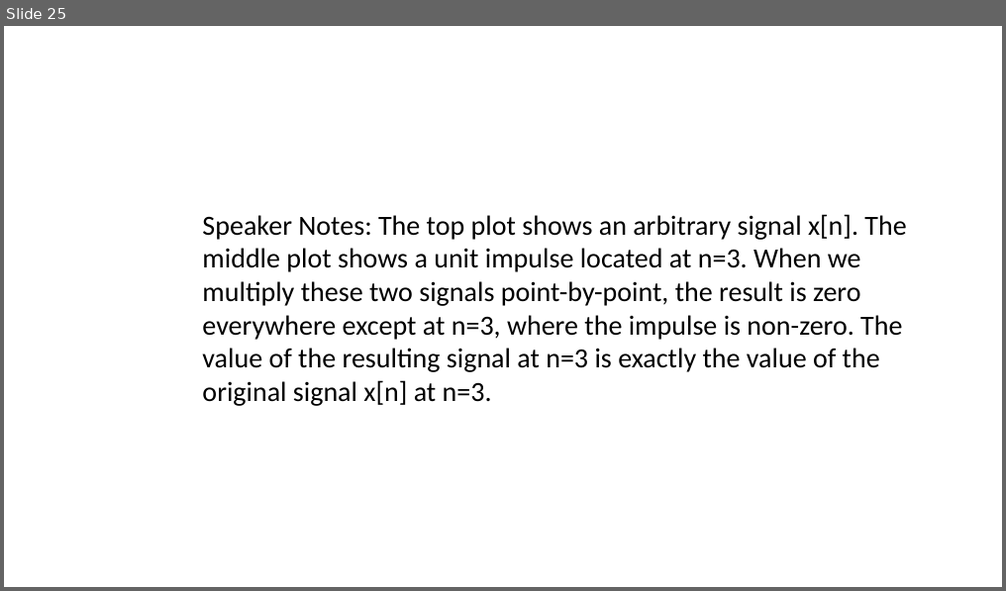
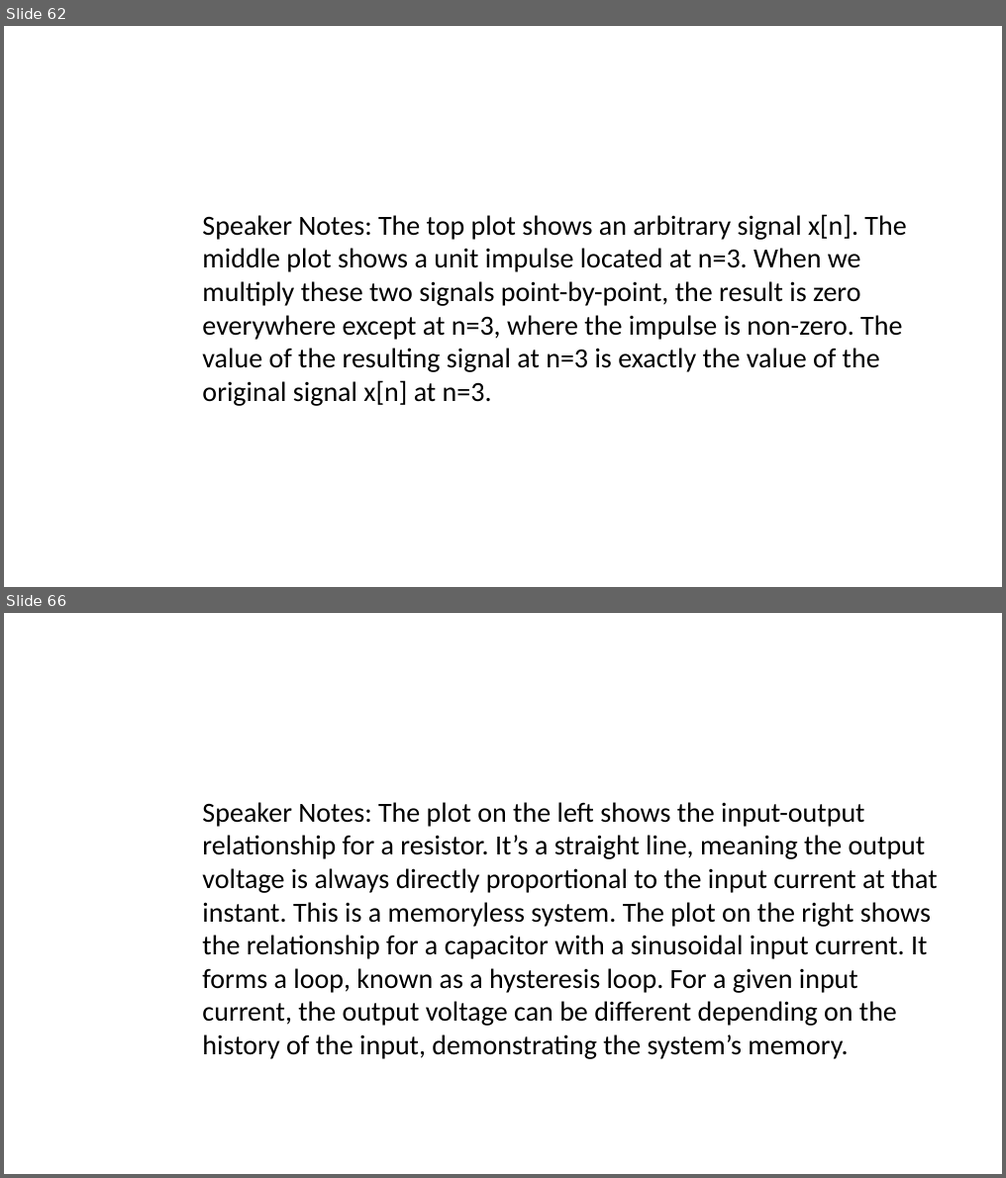
Before and after one commit to spakcjl/IntroductionToMedicalPhysics, a slide deck: presentation.pptx. Shown one above the other, each under a label of ours: slide 25 before the commit, slides 62 and 66 after it; the slides between them are not shown. The pictures are 1006x591 and 1006x1178 pixels, drawn with LibreOffice and Linux fonts; fonts in the diff are those of the drawing. Boxes give left, top, right and bottom in pixels: in the first picture for what was removed or moved away, otherwise in the second. Text is boxed around its words. In the diff, an @@ line names an element or a change of style, - is before the commit and + after.

```diff
--- a/presentation.pptx
+++ b/presentation.pptx
@@ slide 66 added at [4,613,1002,1174], background #FFFFFF @@
@@ text added at [202,802,938,1059], 20 pt, text #000000 @@
+Speaker Notes: The plot on the left shows the input-output relationship for a resistor. It’s a straight line, meaning the output voltage is always directly proportional to the input current at that instant. This is a memoryless system. The plot on the right shows the relationship for a capacitor with a sinusoidal input current. It forms a loop, known as a hysteresis loop. For a given input current, the output voltage can be different depending on the history of the input, demonstrating the system’s memory.
@@ what was slide 25 is now slide 62 @@
```
Also in this commit, not shown: 9 slides changed, 60 other slides added, 16 slides removed, 1 other file.
